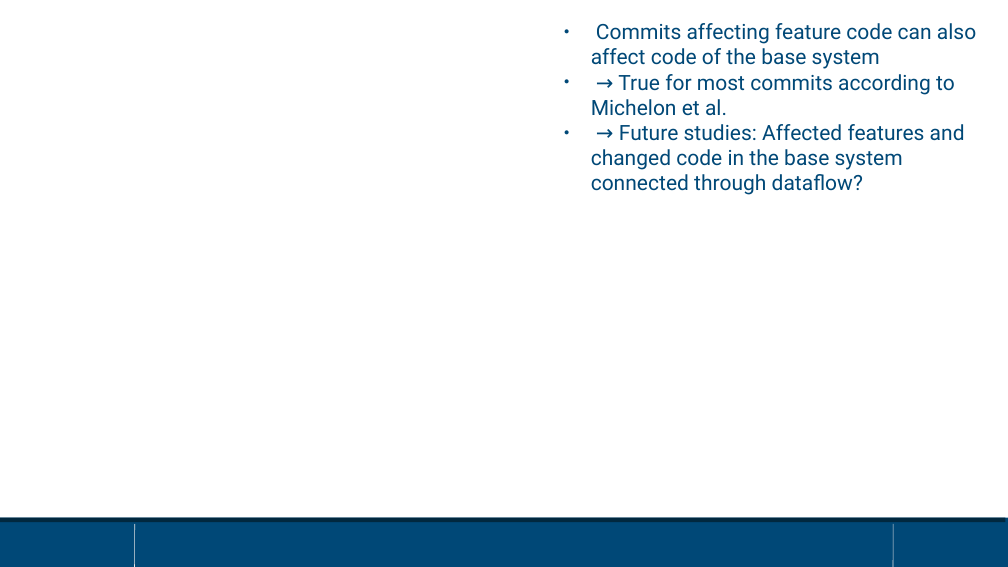
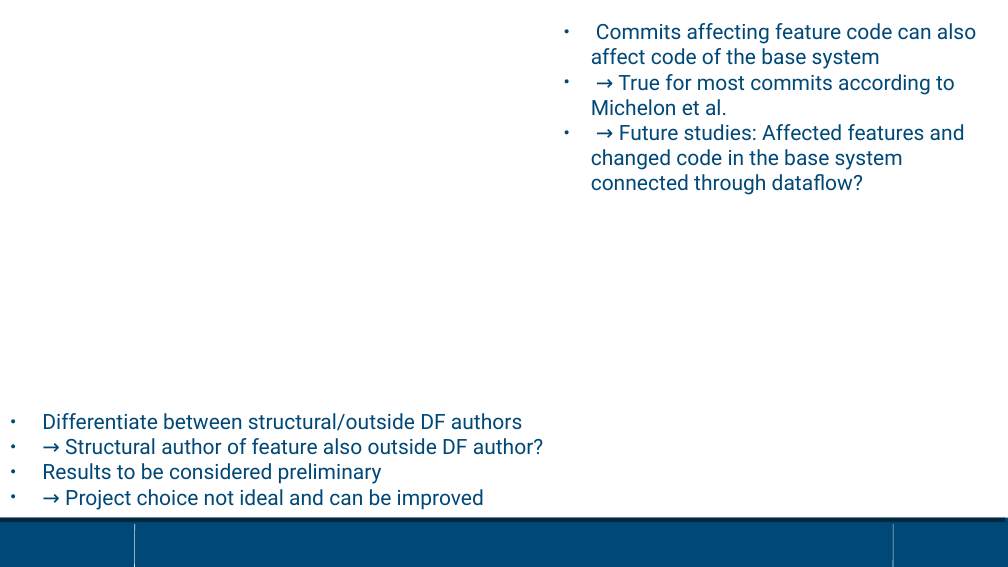
Before and after one commit to sisteu56/bachelor, a slide deck: slide 27 of pres/bachelor_thesis_pres.odp. Drawn at 1008x567 pixels with LibreOffice and Linux fonts; fonts in the diff are those of the drawing. Boxes give left, top, right and bottom in pixels: in the first picture for what was removed or moved away, otherwise in the second. Text is boxed around its words. In the diff, an @@ line names an element or a change of style, - is before the commit and + after.

```diff
--- a/pres/bachelor_thesis_pres.odp
+++ b/pres/bachelor_thesis_pres.odp
@@ text added at (42, 413, 544, 510), 20 pt, text #004877 @@
+● Differentiate between structural/outside DF authors
+● → Structural author of feature also outside DF author?
+● Results to be considered preliminary
+● → Project choice not ideal and can be improved
```
Also in this commit, not shown: 25 other slides changed.
